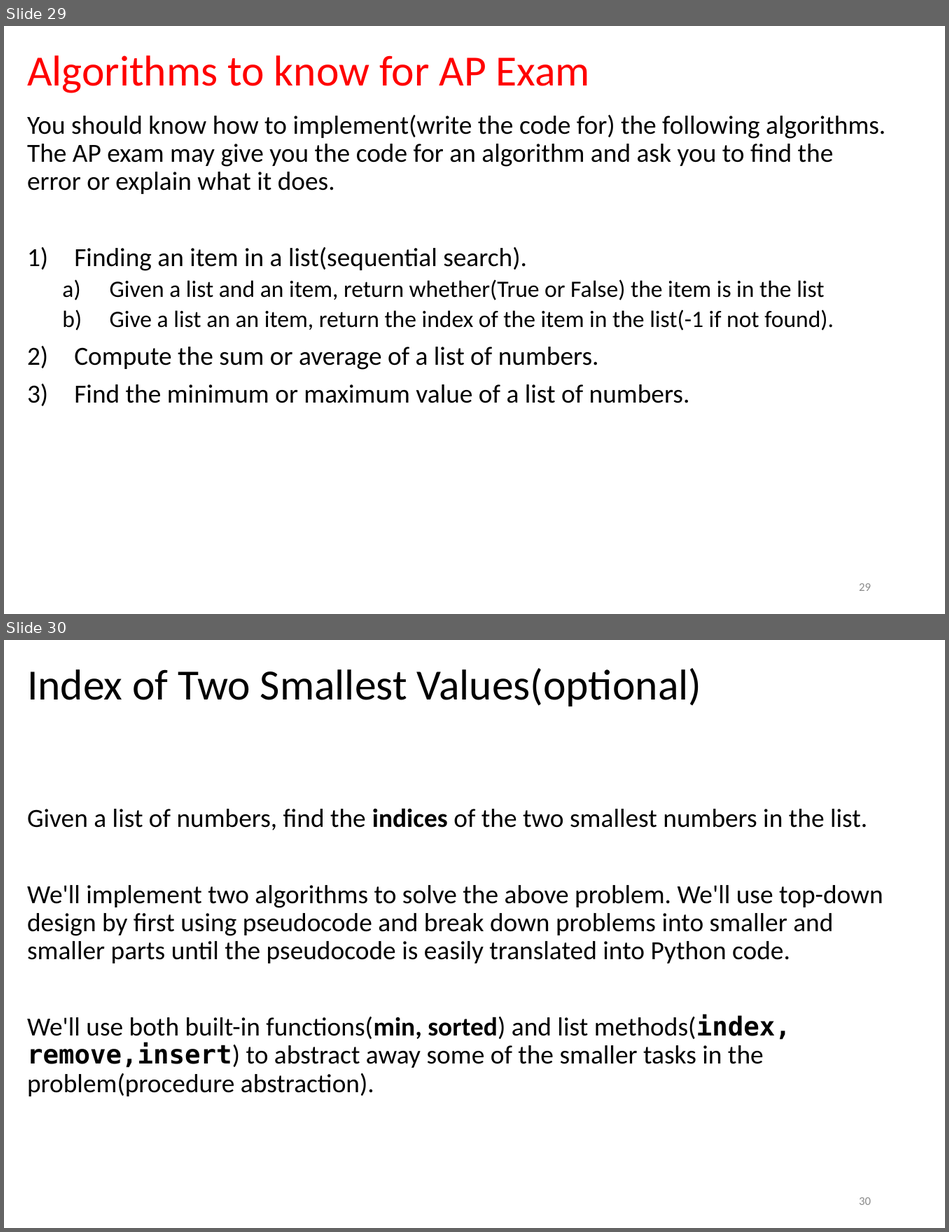
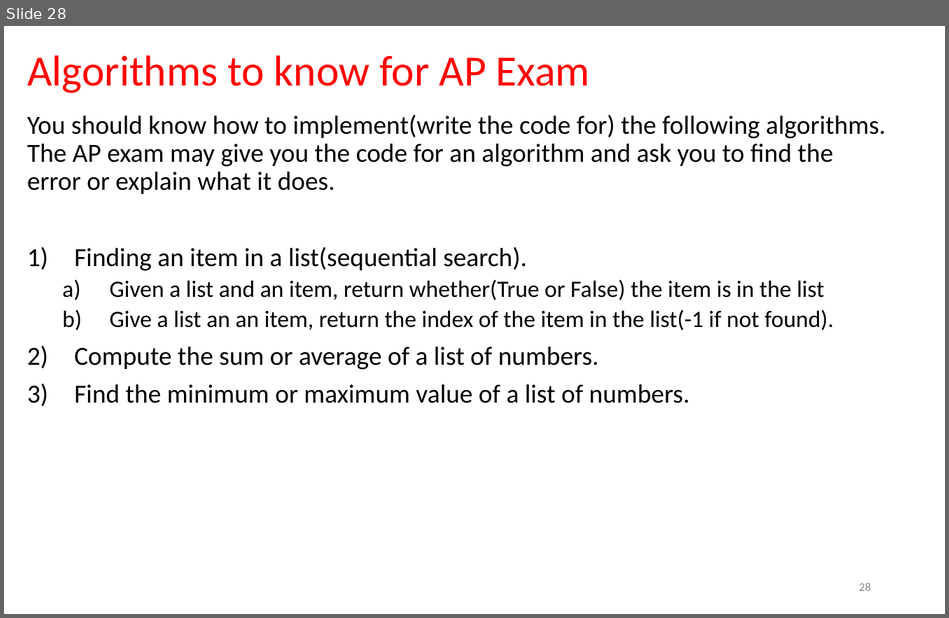
Before and after one commit to LongBaoNguyen/longbaonguyen.github.io, a slide deck: courses/apcsp/lect22.pptx. Shown one above the other, each under a label of ours: slides 29 and 30 before the commit, slide 28 after it. The pictures are 949x1232 and 949x618 pixels, drawn with LibreOffice and Linux fonts; fonts in the diff are those of the drawing. Boxes give left, top, right and bottom in pixels: in the first picture for what was removed or moved away, otherwise in the second. Text is boxed around its words. In the diff, an @@ line names an element or a change of style, - is before the commit and + after.

```diff
--- a/courses/apcsp/lect22.pptx
+++ b/courses/apcsp/lect22.pptx
@@ slide 30 removed at (4, 640, 945, 1228), background #FFFFFF @@
@@ title removed at (27, 668, 702, 706) @@
-Index of Two Smallest Values(optional)
@@ text removed at (27, 808, 883, 1096) @@
-Given a list of numbers, find the indices of the two smallest numbers in the list.
-We'll implement two algorithms to solve the above problem. We'll use top-down design by first using pseudocode and break down problems into smaller and smaller parts until the pseudocode is easily translated into Python code.
-We'll use both built-in functions(min, sorted) and list methods(index, remove,insert) to abstract away some of the smaller tasks in the problem(procedure abstraction).
@@ page number removed at (859, 1197, 871, 1205) @@
-30
@@ what was slide 29 is now slide 28 @@
@@ page number at (859, 582, 871, 591): text changed @@
-29
+28
```
Also in this commit, not shown: 4 other slides removed, 1 other file.
